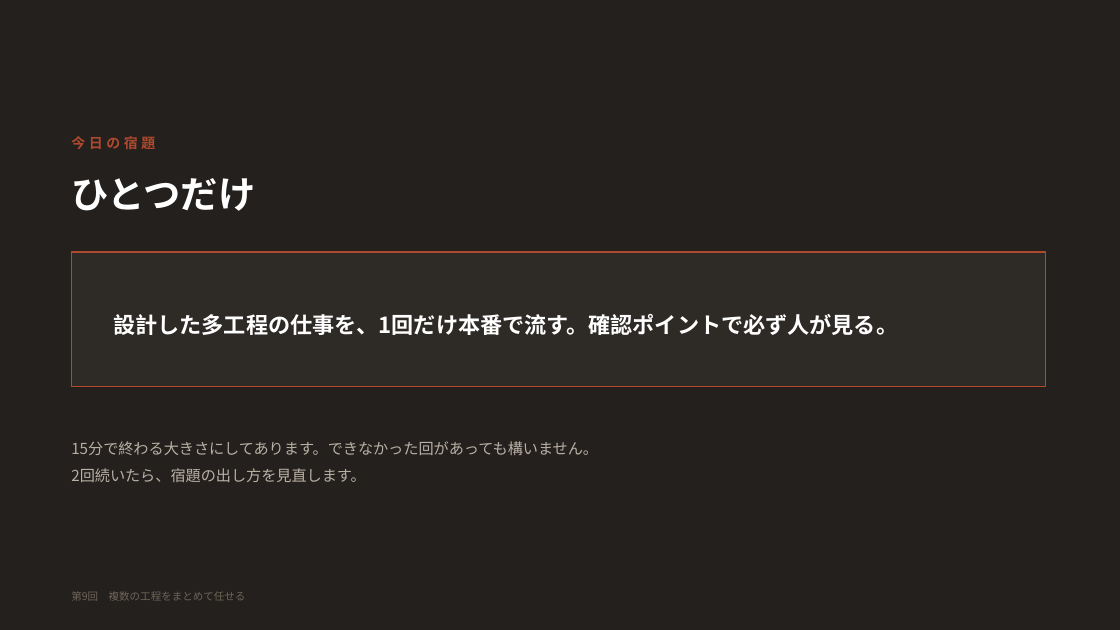
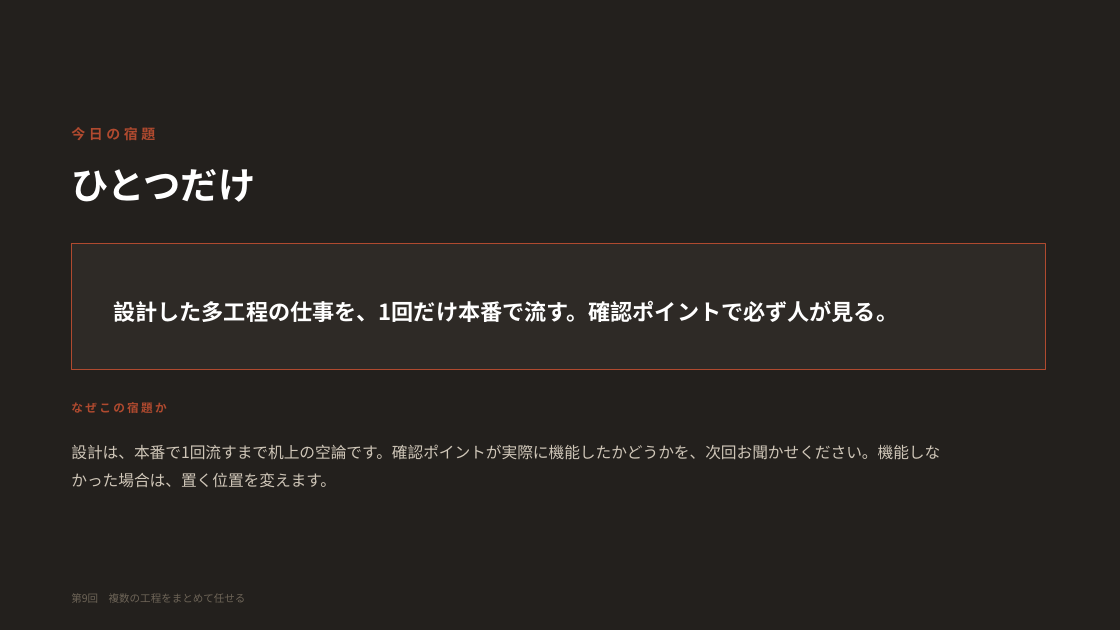
Before and after one commit to yusuke-aoki-bit/founders-ai-program, a slide deck: slide 12 of slides/pptx/第09回_複数の工程をまとめて任せる.pptx (slide 7 before the commit). Drawn at 1120x630 pixels with LibreOffice and Linux fonts; fonts in the diff are those of the drawing. Boxes give left, top, right and bottom in pixels: in the first picture for what was removed or moved away, otherwise in the second. Text is boxed around its words. In the diff, an @@ line names an element or a change of style, - is before the commit and + after.

```diff
--- a/slides/pptx/第09回_複数の工程をまとめて任せる.pptx
+++ b/slides/pptx/第09回_複数の工程をまとめて任せる.pptx
@@ text "今日の宿題": place and size @@
-text "今日の宿題" at bbox=[71, 136, 155, 149]
+text "今日の宿題" at bbox=[71, 127, 155, 140]
@@ text "ひとつだけ": place and size @@
-text "ひとつだけ" at bbox=[71, 178, 255, 211]
+text "ひとつだけ" at bbox=[71, 169, 255, 202]
@@ rectangle: place and size @@
-rectangle at bbox=[71, 252, 1046, 386]
+rectangle at bbox=[71, 244, 1046, 370]
@@ text "設計した多工程の仕事を、1回だけ本番で流す。確認ポイントで必ず人が見る。": place and size @@
-text "設計した多工程の仕事を、1回だけ本番で流す。確認ポイントで必ず人が見る。" at bbox=[113, 314, 898, 335]
+text "設計した多工程の仕事を、1回だけ本番で流す。確認ポイントで必ず人が見る。" at bbox=[113, 301, 898, 322]
@@ text added at bbox=[71, 402, 166, 413], 10 pt, text #B04A2F, bold @@
+なぜこの宿題か
@@ text removed at bbox=[71, 441, 598, 482] @@
-15分で終わる大きさにしてあります。できなかった回があっても構いません。
-2回続いたら、宿題の出し方を見直します。
@@ text added at bbox=[71, 444, 940, 487], 13.5 pt, text #CFC6B8 @@
+設計は、本番で1回流すまで机上の空論です。確認ポイントが実際に機能したかどうかを、次回お聞かせください。機能しなかった場合は、置く位置を変えます。
```
Also in this commit, not shown: 4 other slides changed, 6 slides added, 1 slide removed, 24 other files.
